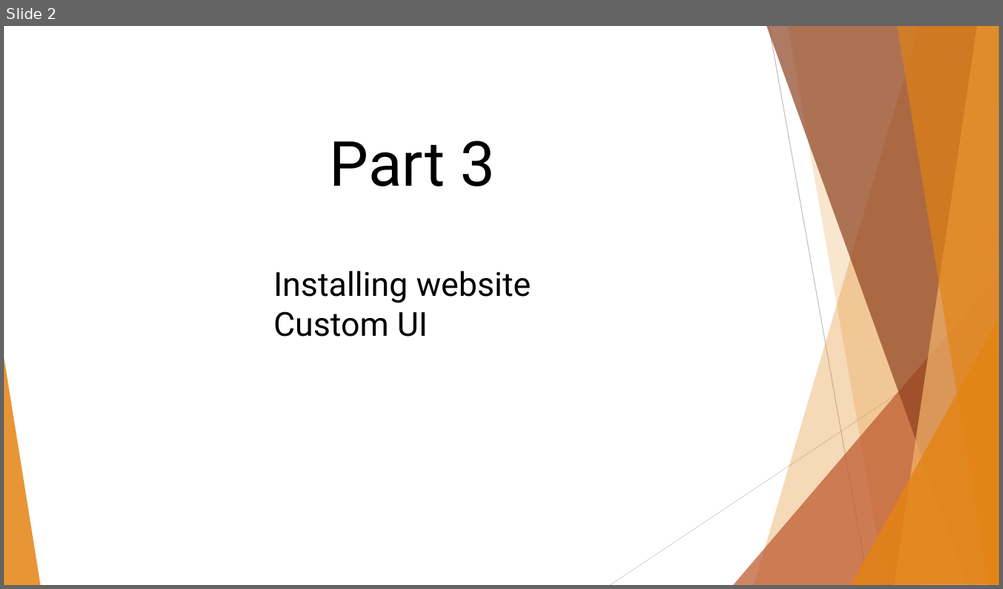
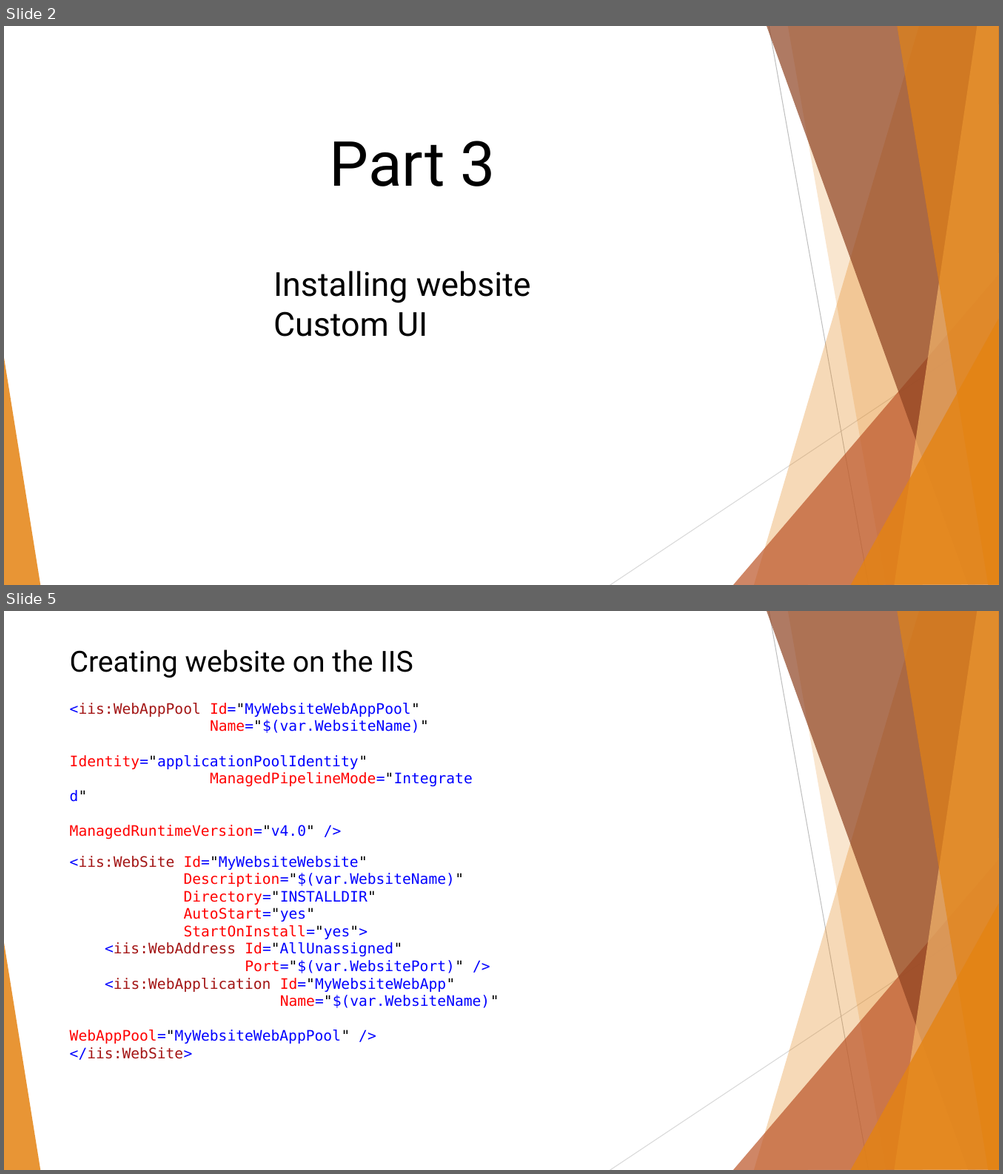
Before and after one commit to BinaryStudioAcademy/WixGettingStartedCourse, a slide deck: Part 3/WiX Part 3.pptx. Shown one above the other, each under a label of ours: slide 2 before the commit, slides 2 and 5 after it; the slides between them are not shown. The pictures are 1003x589 and 1003x1174 pixels, drawn with LibreOffice and Linux fonts; fonts in the diff are those of the drawing. Boxes give left, top, right and bottom in pixels: in the first picture for what was removed or moved away, otherwise in the second. Text is boxed around its words. In the diff, an @@ line names an element or a change of style, - is before the commit and + after.

Commit message:
Created an installer for website and described half content in the presentation.

```diff
--- a/Part 3/WiX Part 3.pptx
+++ b/Part 3/WiX Part 3.pptx
@@ slide 5 added at [4, 611, 999, 1170], background #FFFFFF; not listed: 10 template elements that a slide beside it also shows @@
@@ text added at [70, 649, 413, 678], 28 pt, text #000000 @@
+Creating website on the IIS
@@ text added at [70, 703, 472, 840], 14 pt, text #0000FF @@
+<iis:WebAppPool Id="MyWebsiteWebAppPool"
+Name="$(var.WebsiteName)"
+Identity="applicationPoolIdentity"
+ManagedPipelineMode="Integrated"
+ManagedRuntimeVersion="v4.0" />
@@ text added at [70, 856, 499, 1060], 14 pt, text #0000FF @@
+<iis:WebSite Id="MyWebsiteWebsite"
+Description="$(var.WebsiteName)"
+Directory="INSTALLDIR"
+AutoStart="yes"
+StartOnInstall="yes">
+<iis:WebAddress Id="AllUnassigned"
+Port="$(var.WebsitePort)" />
+<iis:WebApplication Id="MyWebsiteWebApp"
+Name="$(var.WebsiteName)"
+WebAppPool="MyWebsiteWebAppPool" />
+</iis:WebSite>
```
Also in this commit, not shown: 1 slide changed, 2 other slides added, 9 other files.
